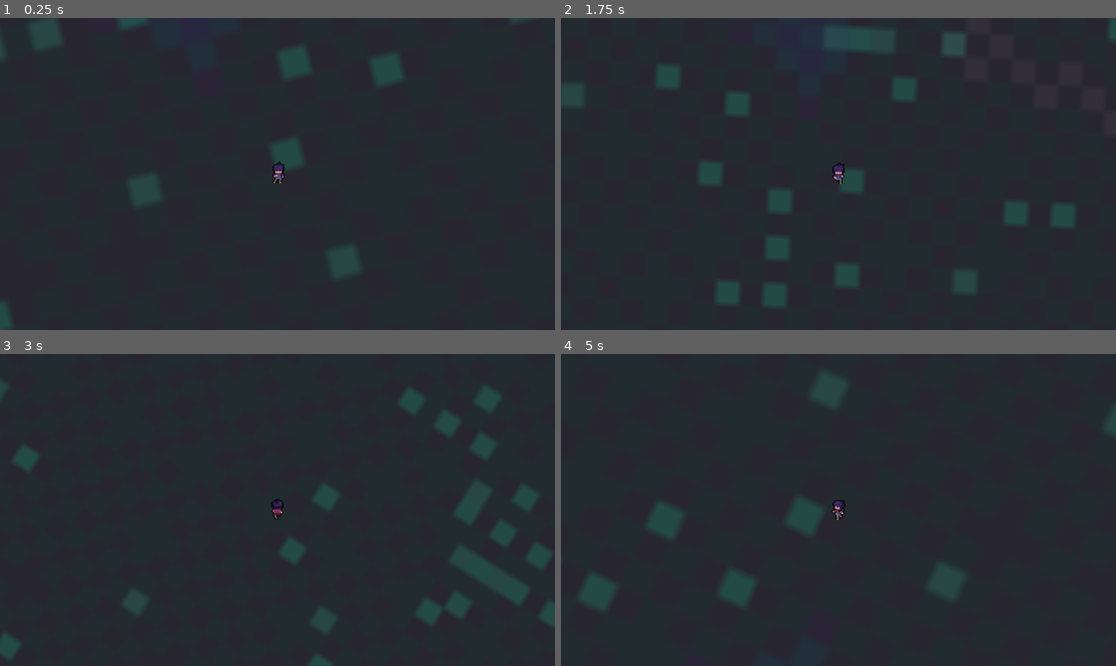
Above: before the commit, frames 1-4 (two rows, left to right).
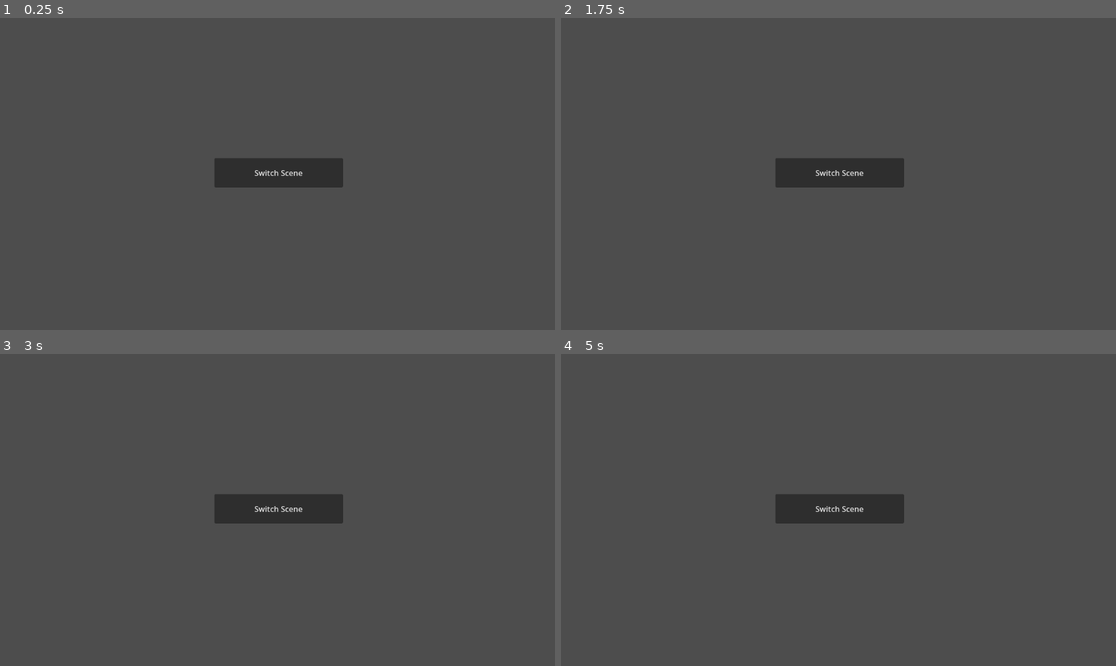
Above: after the commit, the same moments.

Repository: BlockBallsKing/GodotProjekt
Game: Godot game, scene res://Scenes/main_menu.tscn
The game is run twice, just before and just after one commit, with the same random seed, the same clock (stepped at 60 frames per second) and the same inputs. Before the commit the project starts from res://Scenes/game.tscn.
Inputs:
- Up to frame 1 (0.25 s): no input
- Up to frame 2 (1.75 s): hold D (rechts) 0.53-1.28 s; hold S (unten) from 1.28 s (still down)
- Up to frame 3 (3 s): release S (unten) at 2.03 s; hold D (rechts) 2.03-2.78 s; hold W (oben) from 2.78 s (still down)
- Up to frame 4 (5 s): release W (oben) at 3.53 s; hold A (links) from 3.53 s (still down)

The runs differ from the first frame. In frame 1, 98% of the frame differs, in the area x 0-100%, y 0-100%; in frame 2, 98%; in frame 3, 98%; in frame 4, 98%.

Commit message:
Add scene change, changed mainscene to menu

Diff:
--- /dev/null
+++ b/Scenes/change_scene.gd
@@ -0,0 +1,2 @@
+extends MenuButton
+var scene = get_tree();
--- /dev/null
+++ b/Scenes/main_menu.gd
@@ -0,0 +1,5 @@
+extends Node2D
+
+
+func _on_button_pressed() -> void:
+	get_tree().change_scene_to_file("res://Scenes/game.tscn")
--- a/Scenes/main_menu.tscn
+++ b/Scenes/main_menu.tscn
@@ -1,3 +1,15 @@
-[gd_scene format=3 uid="uid://c0wh2upasht43"]
+[gd_scene load_steps=2 format=3 uid="uid://c0wh2upasht43"]
+
+[ext_resource type="Script" uid="uid://cvfab4ttmuv1i" path="res://Scenes/main_menu.gd" id="1_28flt"]
 
 [node name="Node2D" type="Node2D"]
+script = ExtResource("1_28flt")
+
+[node name="Button" type="Button" parent="."]
+offset_left = 445.0
+offset_top = 291.0
+offset_right = 712.0
+offset_bottom = 352.0
+text = "Switch Scene"
+
+[connection signal="pressed" from="Button" to="." method="_on_button_pressed"]
--- a/project.godot
+++ b/project.godot
@@ -11,7 +11,7 @@
 [application]
 
 config/name="GeilerProjekt"
-run/main_scene="uid://chgil4ryp0p6p"
+run/main_scene="uid://c0wh2upasht43"
 config/features=PackedStringArray("4.4", "GL Compatibility")
 config/icon="res://icon.svg"
 
Not shown, added: Scenes/change_scene.gd.uid
Not shown, added: Scenes/main_menu.gd.uid
